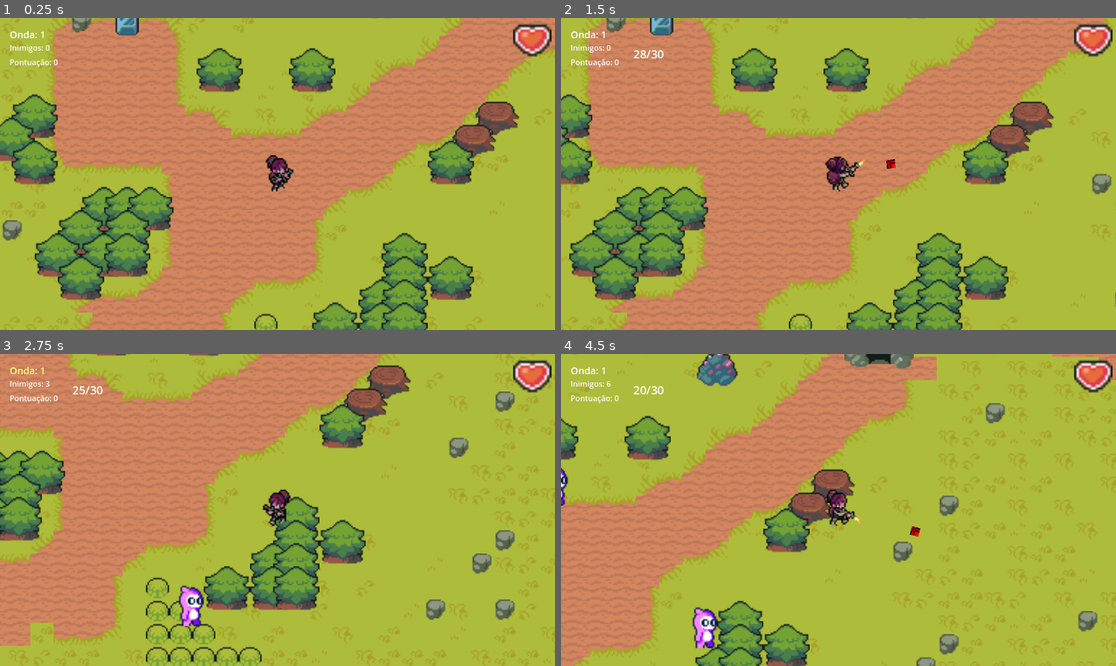
Above: before the commit, frames 1-4 (two rows, left to right).
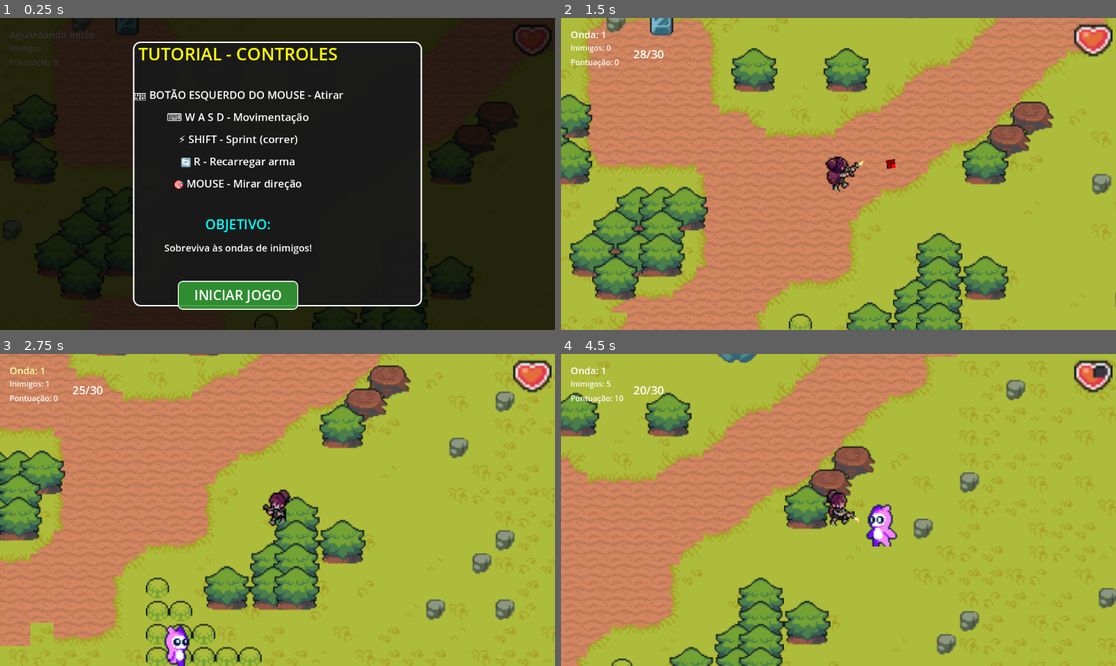
Above: after the commit, the same moments.

Repository: Bidetti/NinjaMaster
Game: Godot game, scene res://scenes/GameScene/game_scene.tscn
Two runs of this game, one before a commit and one after it. Both use one fixed random seed, a clock stepped at 60 frames per second and the inputs below.
Inputs (mouse positions are in pixels of both pictures, inside the frame that each line leads up to):
- Up to frame 1 (0.25 s): no input
- Up to frame 2 (1.5 s): click (799, 295) at 0.5 s, where only the run after the commit has a clickable "INICIAR JOGO"; move the mouse to (960, 158) at 1.27 s; press the mouse at (960, 158) at 1.28 s; hold D (move_right) from 1.28 s (still down)
- Up to frame 3 (2.75 s): move the mouse to (166, 525) at 2.02 s; release D (move_right) at 2.03 s; release the mouse at (166, 525) at 2.03 s; hold S (move_down) from 2.03 s (still down); tap Shift (sprint) at 2.1 s
- Up to frame 4 (4.5 s): move the mouse to (894, 441) at 2.77 s; release S (move_down) at 2.78 s; press the mouse at (894, 441) at 2.78 s; hold D (move_right) 2.78-3.53 s; move the mouse to (810, 572) at 3.52 s; release the mouse at (810, 572) at 3.53 s; hold W (move_up) 3.53-4.28 s; tap Shift (sprint) at 3.6 s; move the mouse to (1005, 556) at 4.27 s; press the mouse at (1005, 556) at 4.28 s; hold A (move_left) from 4.28 s (still down)

The runs differ from the first frame. In frame 1, 100% of the frame differs, in the area x 0-100%, y 0-100%; in frame 2, nothing differs; in frame 3, 1.0%; in frame 4, 20%.

Commit message:
update: test version

Diff:
--- a/scripts/game_scene.gd
+++ b/scripts/game_scene.gd
@@ -3,10 +3,187 @@
 @onready var wave_manager: WaveManager
 @onready var ui_layer: CanvasLayer
 
+var tutorial_shown: bool = false
+var game_started: bool = false
+
 func _ready():
+	setup_ui()
 	setup_wave_manager()
-	setup_ui()
 	connect_signals()
+
+	if not has_played_before():
+		show_tutorial()
+	else:
+		start_game()
+
+func has_played_before() -> bool:
+	var save_path = "user://game_progress.save"
+	var save_file = FileAccess.open(save_path, FileAccess.READ)
+	if save_file:
+		save_file.close()
+		print("Arquivo de progresso encontrado em: ", save_path)
+		print("Caminho absoluto: ", ProjectSettings.globalize_path(save_path))
+		return true
+	else:
+		print("Primeiro jogo - nenhum arquivo de progresso encontrado em: ", save_path)
+		return false
+
+func mark_as_played():
+	var save_path = "user://game_progress.save"
+	var save_file = FileAccess.open(save_path, FileAccess.WRITE)
+	if save_file:
+		save_file.store_string("played")
+		save_file.close()
+		print("Progresso salvo em: ", save_path)
+		print("Caminho absoluto: ", ProjectSettings.globalize_path(save_path))
+
+func show_tutorial():
+	tutorial_shown = true
+
+	var overlay = UIPanelCreator.create_overlay(self)
+	overlay.name = "TutorialOverlay"
+	ui_layer.add_child(overlay)
+
+	var tutorial_panel = create_tutorial_panel()
+	ui_layer.add_child(tutorial_panel)
+
+	if wave_manager:
+		wave_manager.set_process(false)
+		wave_manager.set_physics_process(false)
+
+func create_tutorial_panel() -> Control:
+	var panel = UIPanelCreator.create_styled_panel(Vector2(600, 550), self)
+	panel.name = "TutorialPanel"
+
+	var vbox = VBoxContainer.new()
+	vbox.anchors_preset = Control.PRESET_FULL_RECT
+	vbox.add_theme_constant_override("separation", 15)
+	panel.add_child(vbox)
+
+	var title = Label.new()
+	title.text = "TUTORIAL - CONTROLES"
+	title.horizontal_alignment = HORIZONTAL_ALIGNMENT_CENTER
+	title.add_theme_font_size_override("font_size", 36)
+	title.add_theme_color_override("font_color", Color.YELLOW)
+	vbox.add_child(title)
+
+	var spacer1 = Control.new()
+	spacer1.custom_minimum_size = Vector2(0, 15)
+	vbox.add_child(spacer1)
+
+	var instructions = [
+		"🖱️ BOTÃO ESQUERDO DO MOUSE - Atirar",
+		"⌨️ W A S D - Movimentação",
+		"⚡ SHIFT - Sprint (correr)",
+		"🔄 R - Recarregar arma",
+		"🎯 MOUSE - Mirar direção"
+	]
+
+	for instruction in instructions:
+		var label = Label.new()
+		label.text = instruction
+		label.horizontal_alignment = HORIZONTAL_ALIGNMENT_CENTER
+		label.add_theme_font_size_override("font_size", 22)
+		label.add_theme_color_override("font_color", Color.WHITE)
+		vbox.add_child(label)
+
+	var spacer2 = Control.new()
+	spacer2.custom_minimum_size = Vector2(0, 20)
+	vbox.add_child(spacer2)
+
+	var objective_title = Label.new()
+	objective_title.text = "OBJETIVO:"
+	objective_title.horizontal_alignment = HORIZONTAL_ALIGNMENT_CENTER
+	objective_title.add_theme_font_size_override("font_size", 28)
+	objective_title.add_theme_color_override("font_color", Color.CYAN)
+	vbox.add_child(objective_title)
+
+	var objective = Label.new()
+	objective.text = "Sobreviva às ondas de inimigos!"
+	objective.horizontal_alignment = HORIZONTAL_ALIGNMENT_CENTER
+	objective.add_theme_font_size_override("font_size", 20)
+	objective.add_theme_color_override("font_color", Color.WHITE)
+	vbox.add_child(objective)
+
+	var spacer3 = Control.new()
+	spacer3.custom_minimum_size = Vector2(0, 25)
+	vbox.add_child(spacer3)
+
+	var start_button = UIPanelCreator.create_styled_button("INICIAR JOGO")
+	start_button.pressed.connect(_on_start_game_pressed)
+
+	var button_container = HBoxContainer.new()
+	button_container.alignment = BoxContainer.ALIGNMENT_CENTER
+	button_container.add_child(start_button)
+	vbox.add_child(button_container)
+
+	return panel
+
+func show_wave_complete_message(wave_number: int):
+	if not ui_layer:
+		return
+
+	var overlay = UIPanelCreator.create_overlay(self)
+	overlay.name = "WaveCompleteOverlay"
+	ui_layer.add_child(overlay)
+
+	var panel = UIPanelCreator.create_styled_panel(Vector2(400, 300), self)
+	panel.name = "WaveCompletePanel"
+
+	var vbox = VBoxContainer.new()
+	vbox.anchors_preset = Control.PRESET_FULL_RECT
+	vbox.add_theme_constant_override("separation", 20)
+	panel.add_child(vbox)
+
+	var spacer1 = Control.new()
+	spacer1.custom_minimum_size = Vector2(0, 30)
+	vbox.add_child(spacer1)
+
+	var message_label = Label.new()
+	message_label.text = "ONDA " + str(wave_number) + " COMPLETA!"
+	message_label.horizontal_alignment = HORIZONTAL_ALIGNMENT_CENTER
+	message_label.add_theme_font_size_override("font_size", 32)
+	message_label.add_theme_color_override("font_color", Color.GREEN)
+	vbox.add_child(message_label)
+
+	var bonus_label = Label.new()
+	bonus_label.text = "Bônus: " + str(wave_number * 50) + " pontos"
+	bonus_label.horizontal_alignment = HORIZONTAL_ALIGNMENT_CENTER
+	bonus_label.add_theme_font_size_override("font_size", 20)
+	bonus_label.add_theme_color_override("font_color", Color.YELLOW)
+	vbox.add_child(bonus_label)
+
+	ui_layer.add_child(panel)
+
+	var timer = get_tree().create_timer(2.0)
+	timer.timeout.connect(func():
+		overlay.queue_free()
+		panel.queue_free()
+	)
+
+func _on_start_game_pressed():
+	hide_tutorial()
+	start_game()
+	mark_as_played()
+
+func hide_tutorial():
+	if ui_layer.has_node("TutorialOverlay"):
+		ui_layer.get_node("TutorialOverlay").queue_free()
+	if ui_layer.has_node("TutorialPanel"):
+		ui_layer.get_node("TutorialPanel").queue_free()
+
+func start_game():
+	game_started = true
+	if wave_manager:
+		wave_manager.set_process(true)
+		wave_manager.set_physics_process(true)
+		wave_manager.start_waves()
+
+func setup_ui():
+	ui_layer = CanvasLayer.new()
+	add_child(ui_layer)
+
+	create_ui_elements()
 
 func setup_wave_manager():
 	var wave_manager_scene = preload("res://scenes/WaveManager.tscn")
@@ -14,25 +191,22 @@
 	add_child(wave_manager)
 
 	wave_manager.spawn_points = [
-        Vector2(150, -100),   # Norte
-        Vector2(150, 100),    # Sul
-        Vector2(-150, -100),  # Noroeste
-        Vector2(-150, 100),   # Sudoeste
-        Vector2(200, 0),      # Leste
-        Vector2(-200, 0),     # Oeste
-        Vector2(0, -150),     # Norte centro
-        Vector2(0, 150)       # Sul centro
-    ]
+		Vector2(150, -100),   # Norte
+		Vector2(150, 100),    # Sul
+		Vector2(-150, -100),  # Noroeste
+		Vector2(-150, 100),   # Sudoeste
+		Vector2(200, 0),      # Leste
+		Vector2(-200, 0),     # Oeste
+		Vector2(0, -150),     # Norte centro
+		Vector2(0, 150)       # Sul centro
+	]
 
 	wave_manager.wave_started.connect(_on_wave_started)
 	wave_manager.wave_completed.connect(_on_wave_completed)
 	wave_manager.all_waves_completed.connect(_on_all_waves_completed)
 
-func setup_ui():
-	ui_layer = CanvasLayer.new()
-	add_child(ui_layer)
-
-	create_ui_elements()
+	wave_manager.set_process(false)
+	wave_manager.set_physics_process(false)
 
 func create_ui_elements():
 	var wave_label = Label.new()
@@ -70,10 +244,16 @@
 	var enemies_label = ui_layer.get_node("EnemiesLabel")
 
 	if wave_label:
-		wave_label.text = "Onda: " + str(wave_manager.get_current_wave())
+		if game_started:
+			wave_label.text = "Onda: " + str(wave_manager.get_current_wave())
+		else:
+			wave_label.text = "Aguardando início..."
 
 	if enemies_label:
-		enemies_label.text = "Inimigos: " + str(wave_manager.get_enemies_alive())
+		if game_started:
+			enemies_label.text = "Inimigos: " + str(wave_manager.get_enemies_alive())
+		else:
+			enemies_label.text = "Inimigos: -"
 
 func _on_score_changed(new_score: int):
 	if ui_layer and ui_layer.has_node("ScoreLabel"):
@@ -102,19 +282,55 @@
 	print("Todas as ondas completadas! Parabéns!")
 	GameScene.add_score(500)
 
+	var overlay = UIPanelCreator.create_overlay(self)
+	overlay.name = "AllWavesCompleteOverlay"
+	ui_layer.add_child(overlay)
+
+	var panel = UIPanelCreator.create_styled_panel(Vector2(500, 400), self)
+	panel.name = "AllWavesCompletePanel"
+
+	var vbox = VBoxContainer.new()
+	vbox.anchors_preset = Control.PRESET_FULL_RECT
+	vbox.add_theme_constant_override("separation", 20)
+	panel.add_child(vbox)
+
+	var spacer1 = Control.new()
+	spacer1.custom_minimum_size = Vector2(0, 40)
+	vbox.add_child(spacer1)
+
+	var title_label = Label.new()
+	title_label.text = "PARABÉNS!"
+	title_label.horizontal_alignment = HORIZONTAL_ALIGNMENT_CENTER
+	title_label.add_theme_font_size_override("font_size", 42)
+	title_label.add_theme_color_override("font_color", Color.GOLD)
+	vbox.add_child(title_label)
+
+	var completion_label = Label.new()
+	completion_label.text = "TODAS AS ONDAS COMPLETADAS!"
+	completion_label.horizontal_alignment = HORIZONTAL_ALIGNMENT_CENTER
+	completion_label.add_theme_font_size_override("font_size", 24)
+	completion_label.add_theme_color_override("font_color", Color.GREEN)
+	vbox.add_child(completion_label)
+
+	var bonus_label = Label.new()
+	bonus_label.text = "Bônus Final: 500 pontos"
+	bonus_label.horizontal_alignment = HORIZONTAL_ALIGNMENT_CENTER
+	bonus_label.add_theme_font_size_override("font_size", 20)
+	bonus_label.add_theme_color_override("font_color", Color.YELLOW)
+	vbox.add_child(bonus_label)
+
+	var spacer2 = Control.new()
+	spacer2.custom_minimum_size = Vector2(0, 30)
+	vbox.add_child(spacer2)
+
+	var restart_button = UIPanelCreator.create_styled_button("JOGAR NOVAMENTE")
+	restart_button.pressed.connect(func(): get_tree().reload_current_scene())
+
+	var button_container = HBoxContainer.new()
+	button_container.alignment = BoxContainer.ALIGNMENT_CENTER
+	button_container.add_child(restart_button)
+	vbox.add_child(button_container)
+
+	ui_layer.add_child(panel)
+
 	await get_tree().create_timer(2.0).timeout
-	get_tree().change_scene_to_file("res://scenes/GameScene/dungeon_scene.tscn")
-
-func show_wave_complete_message(wave_number: int):
-	if not ui_layer:
-		return
-
-	var message_label = Label.new()
-	message_label.text = "ONDA " + str(wave_number) + " COMPLETA!"
-	message_label.position = Vector2(400, 300)
-	message_label.add_theme_font_size_override("font_size", 32)
-	message_label.modulate = Color.GREEN
-	ui_layer.add_child(message_label)
-
-	var timer = get_tree().create_timer(2.0)
-	timer.timeout.connect(func(): message_label.queue_free())
--- /dev/null
+++ b/scripts/ui/panel_creator.gd
@@ -0,0 +1,87 @@
+class_name UIPanelCreator
+extends RefCounted
+
+static func create_styled_panel(size: Vector2, parent_node: Node) -> Panel:
+	var panel = Panel.new()
+
+	var style_panel = StyleBoxFlat.new()
+	style_panel.bg_color = Color(0.1, 0.1, 0.1, 0.95)
+	style_panel.border_width_left = 3
+	style_panel.border_width_right = 3
+	style_panel.border_width_top = 3
+	style_panel.border_width_bottom = 3
+	style_panel.border_color = Color.WHITE
+	style_panel.corner_radius_top_left = 15
+	style_panel.corner_radius_top_right = 15
+	style_panel.corner_radius_bottom_left = 15
+	style_panel.corner_radius_bottom_right = 15
+	panel.add_theme_stylebox_override("panel", style_panel)
+
+	panel.size = size
+	panel.position = Vector2(
+		(parent_node.get_viewport().size.x - panel.size.x) / 2,
+		(parent_node.get_viewport().size.y - panel.size.y) / 2
+	)
+
+	return panel
+
+static func create_overlay(parent_node: Node) -> ColorRect:
+	var overlay = ColorRect.new()
+	overlay.name = "Overlay"
+	overlay.color = Color(0, 0, 0, 0.8)
+	overlay.anchors_preset = Control.PRESET_FULL_RECT
+	overlay.size = parent_node.get_viewport().size
+	overlay.position = Vector2.ZERO
+	return overlay
+
+static func create_styled_button(text: String, font_size: int = 28) -> Button:
+	var button = Button.new()
+	button.text = text
+	button.custom_minimum_size = Vector2(250, 60)
+
+	button.add_theme_font_size_override("font_size", font_size)
+	button.add_theme_color_override("font_color", Color.WHITE)
+	button.add_theme_color_override("font_color_hover", Color.YELLOW)
+	button.add_theme_color_override("font_color_pressed", Color.GREEN)
+
+	var style_normal = StyleBoxFlat.new()
+	style_normal.bg_color = Color(0.2, 0.6, 0.2, 0.9)
+	style_normal.border_width_left = 2
+	style_normal.border_width_right = 2
+	style_normal.border_width_top = 2
+	style_normal.border_width_bottom = 2
+	style_normal.border_color = Color.WHITE
+	style_normal.corner_radius_top_left = 10
+	style_normal.corner_radius_top_right = 10
+	style_normal.corner_radius_bottom_left = 10
+	style_normal.corner_radius_bottom_right = 10
+
+	var style_hover = StyleBoxFlat.new()
+	style_hover.bg_color = Color(0.3, 0.7, 0.3, 0.9)
+	style_hover.border_width_left = 2
+	style_hover.border_width_right = 2
+	style_hover.border_width_top = 2
+	style_hover.border_width_bottom = 2
+	style_hover.border_color = Color.YELLOW
+	style_hover.corner_radius_top_left = 10
+	style_hover.corner_radius_top_right = 10
+	style_hover.corner_radius_bottom_left = 10
+	style_hover.corner_radius_bottom_right = 10
+
+	var style_pressed = StyleBoxFlat.new()
+	style_pressed.bg_color = Color(0.1, 0.5, 0.1, 0.9)
+	style_pressed.border_width_left = 2
+	style_pressed.border_width_right = 2
+	style_pressed.border_width_top = 2
+	style_pressed.border_width_bottom = 2
+	style_pressed.border_color = Color.GREEN
+	style_pressed.corner_radius_top_left = 10
+	style_pressed.corner_radius_top_right = 10
+	style_pressed.corner_radius_bottom_left = 10
+	style_pressed.corner_radius_bottom_right = 10
+
+	button.add_theme_stylebox_override("normal", style_normal)
+	button.add_theme_stylebox_override("hover", style_hover)
+	button.add_theme_stylebox_override("pressed", style_pressed)
+
+	return button
--- a/scripts/wave_manager.gd
+++ b/scripts/wave_manager.gd
@@ -10,10 +10,11 @@
 @export var time_between_waves: float = 3.0
 @export var time_between_spawns: float = 0.3
 var current_wave: int = 0
-var max_waves: int = 50
+var max_waves: int = 3
 var enemies_alive: int = 0
 var wave_in_progress: bool = false
 var player_ref: Player
+var waves_started: bool = false
 
 @onready var spawn_timer: Timer = $SpawnTimer
 @onready var wave_timer: Timer = $WaveTimer
@@ -32,8 +33,11 @@
 	if enemy_scenes.is_empty():
 		load_default_enemy_scenes()
 
-	await get_tree().create_timer(2.0).timeout
-	start_next_wave()
+func start_waves():
+	if not waves_started:
+		waves_started = true
+		await get_tree().create_timer(2.0).timeout
+		start_next_wave()
 
 func generate_spawn_points():
 	var map_center = Vector2.ZERO
Not shown, added: scripts/ui/panel_creator.gd.uid
